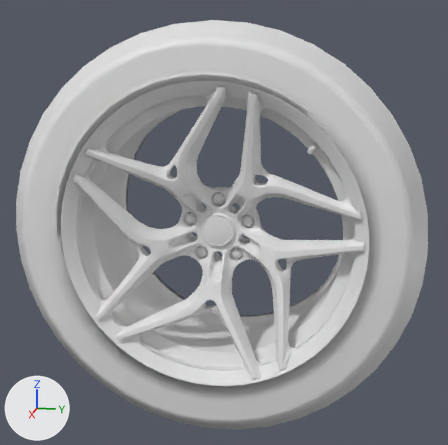
The glTF model public/parts/wheel_kaen.glb: old version first, new version second.
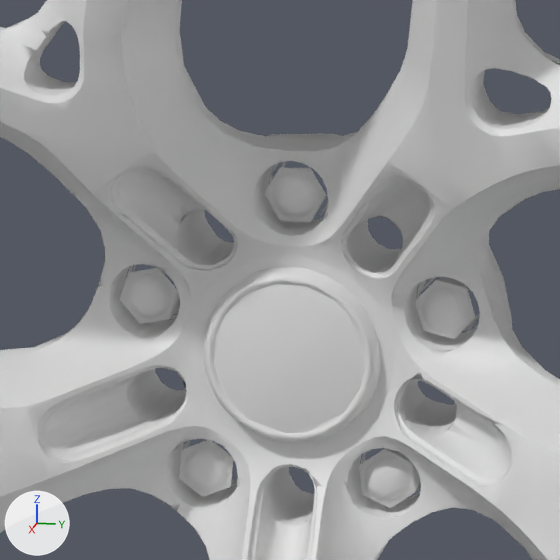
There are two pictures of each version: one whole from a 50 mm camera at (0.874, 0.175, 0.219) aimed at (0.0, 0.0, 0.001), one close up on the part from 36% to 60% of the width and 36% to 61% of the height. Lighting does not change. The marker at lower left points along +X, +Y and +Z. The first two pictures are the older version. Where no turn or scale is listed for an object, it has been applied to the vertices. Vertices at exactly the same position are counted once.

Script lines for the objects in view, before the commit:
```python
me_wheels_wheel_kaen = bpy.data.meshes.new('wheels.wheel_kaen')
me_wheels_wheel_kaen.from_pydata(...)  # 5884 vertices, 10419 faces; spans x -0.125..0.125, y -0.28..0.28, z -0.28..0.28
# faces by material slot: [8760, 699, 960]
me_wheels_wheel_kaen.materials.append(mat_rim)  # white #e7e7e7
me_wheels_wheel_kaen.materials.append(mat_chrome)  # white #e7e7e7
me_wheels_wheel_kaen.materials.append(mat_tire)  # white #e7e7e7
ob_wheel = bpy.data.objects.new('Wheel', me_wheels_wheel_kaen)
ob_wheel.location = (0.0, 0.0, 0.0)
```
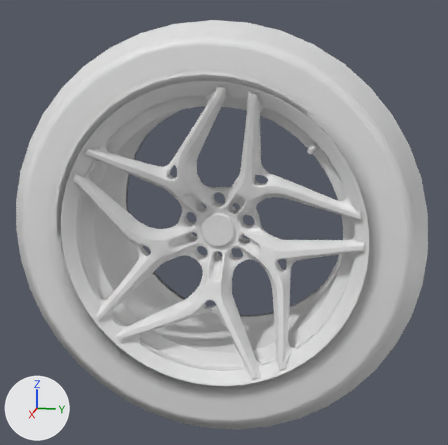
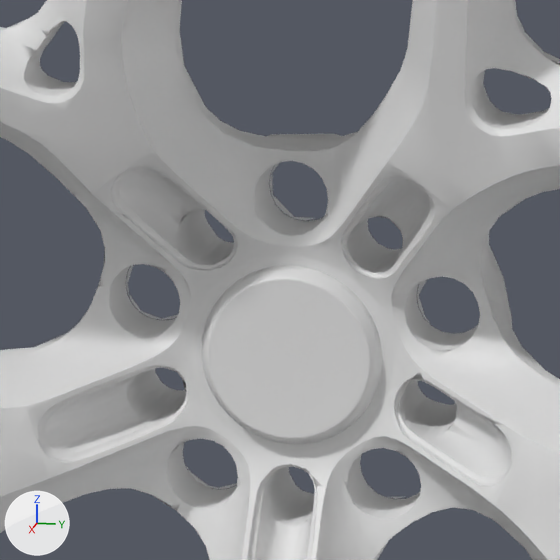
Boxes [x1, y1, x2, y2] around the edits, measured in the close-ups (560 x 560 px; the box of a moved part takes in the faces that stretch with it):
part 1 of me_wheels_wheel_kaen, deleted: before [415, 276, 480, 339]
part 2 of me_wheels_wheel_kaen, deleted: before [359, 448, 421, 508]
part 3 of me_wheels_wheel_kaen, deleted: before [119, 265, 180, 324]
part 4 of me_wheels_wheel_kaen, deleted: before [264, 161, 328, 223]
part 5 of me_wheels_wheel_kaen, deleted: before [179, 440, 238, 497]
part 6 of me_wheels_wheel_kaen, moved or reshaped: before [201, 265, 383, 445]; after [202, 265, 382, 444]

What changed in the scene script:
```text
Add mat_rimlip:
    mat_rimlip = principled_material('RimLip')
    mat_rimlip.base_color = (0.8, 0.8, 0.8)  # white #e7e7e7
Change me_wheels_wheel_kaen:
    used by ob_wheel; location = (0.0, 0.0, 0.0)
    remove me_wheels_wheel_kaen.from_pydata(...)  # 5884 vertices, 10419 faces; spans x -0.125..0.125, y -0.28..0.28, z -0.28..0.28
    add me_wheels_wheel_kaen.from_pydata(...)  # 5680 vertices, 10160 faces; spans x -0.125..0.125, y -0.28..0.28, z -0.28..0.28
    me_wheels_wheel_kaen part 1: the loose piece of 62 vertices spanning x 0.026..0.039, y 0.032..0.051, z 0.004..0.022 is deleted
    me_wheels_wheel_kaen part 2: the loose piece of 61 vertices spanning x 0.026..0.039, y 0.016..0.035, z -0.045..-0.026 is deleted
    me_wheels_wheel_kaen part 3: the loose piece of 60 vertices spanning x 0.026..0.039, y -0.051..-0.032, z 0.005..0.023 is deleted
    me_wheels_wheel_kaen part 4: the loose piece of 59 vertices spanning x 0.026..0.039, y -0.009..0.009, z 0.034..0.052 is deleted
    me_wheels_wheel_kaen part 5: the loose piece of 58 vertices spanning x 0.026..0.039, y -0.034..-0.017, z -0.045..-0.026 is deleted
    me_wheels_wheel_kaen part 6: 10 vertices moved from x 0.042..0.046, y -0.02..0.02, z -0.022..0.023 to x 0.026..0.046, y -0.02..0.02, z -0.022..0.024; 111 vertices removed from x 0.042..0.046, y -0.025..0.025, z -0.025..0.025; 207 vertices added at x 0.026..0.046, y -0.025..0.025, z -0.025..0.025
    add me_wheels_wheel_kaen.materials.append(mat_rimlip)  # white #e7e7e7
```
